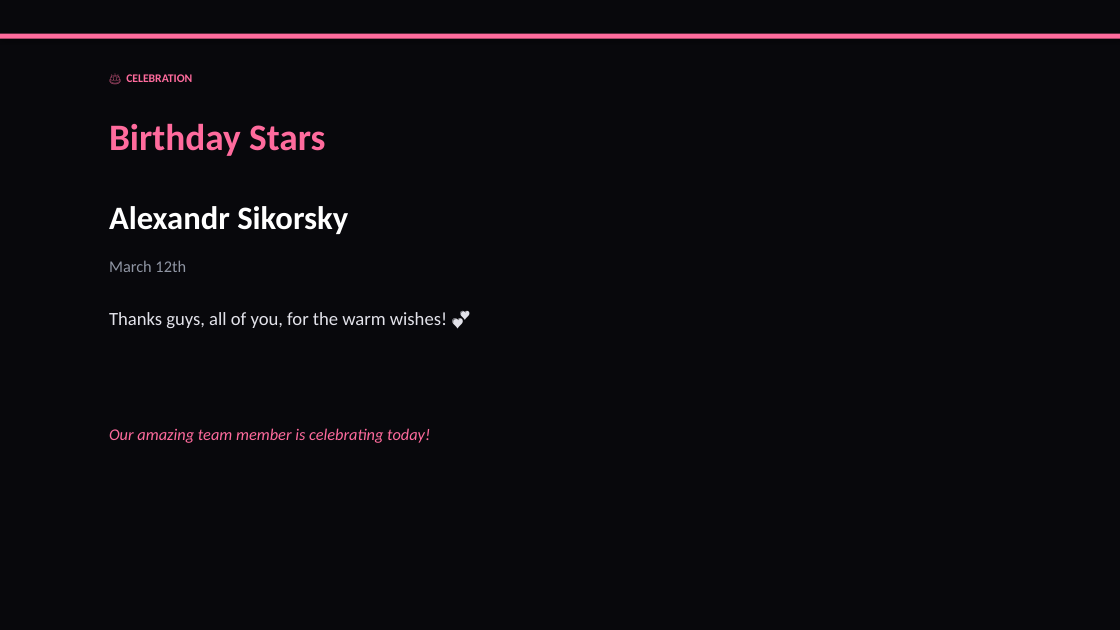
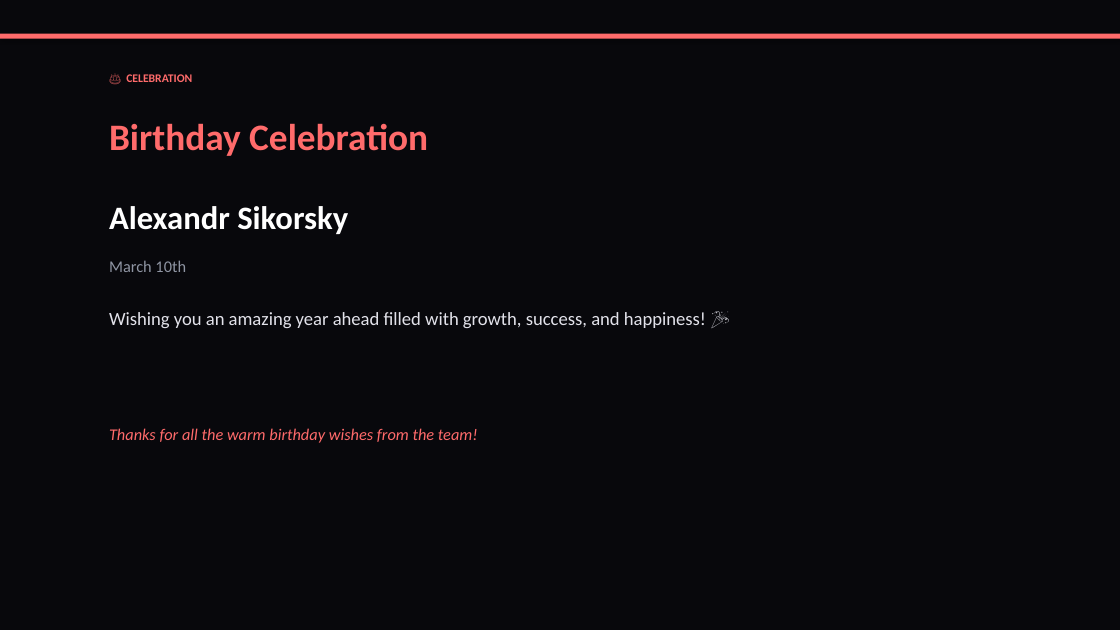
Before and after one commit to liliyagarifullina-maker/appodeal-pulse, a slide deck: slide 2 of data/archive/pulse_2026-03-12.pptx. Drawn at 1120x630 pixels with LibreOffice and Linux fonts; fonts in the diff are those of the drawing. Boxes give left, top, right and bottom in pixels: in the first picture for what was removed or moved away, otherwise in the second. Text is boxed around its words. In the diff, an @@ line names an element or a change of style, - is before the commit and + after.

```diff
--- a/data/archive/pulse_2026-03-12.pptx
+++ b/data/archive/pulse_2026-03-12.pptx
@@ rectangle at [0,34,1120,39]: fill #FF6B9D to #FF6B6B @@
@@ text "🎂 CELEBRATION" at [126,74,192,82]: text colour #FF6B9D to #FF6B6B @@
@@ text at [109,123,428,156]: text changed; text colour #FF6B9D to #FF6B6B @@
-Birthday Stars
+Birthday Celebration
@@ text at [109,260,186,272]: text changed @@
-March 12th
+March 10th
@@ text at [109,312,706,328]: text changed @@
-Thanks guys, all of you, for the warm wishes! 💕
+Wishing you an amazing year ahead filled with growth, success, and happiness! 🎉
@@ text at [109,428,478,443]: text changed; text colour #FF6B9D to #FF6B6B @@
-Our amazing team member is celebrating today!
+Thanks for all the warm birthday wishes from the team!
```
Also in this commit, not shown: 14 other slides changed, 4 slides added, 2 slides removed, 2 other files.
